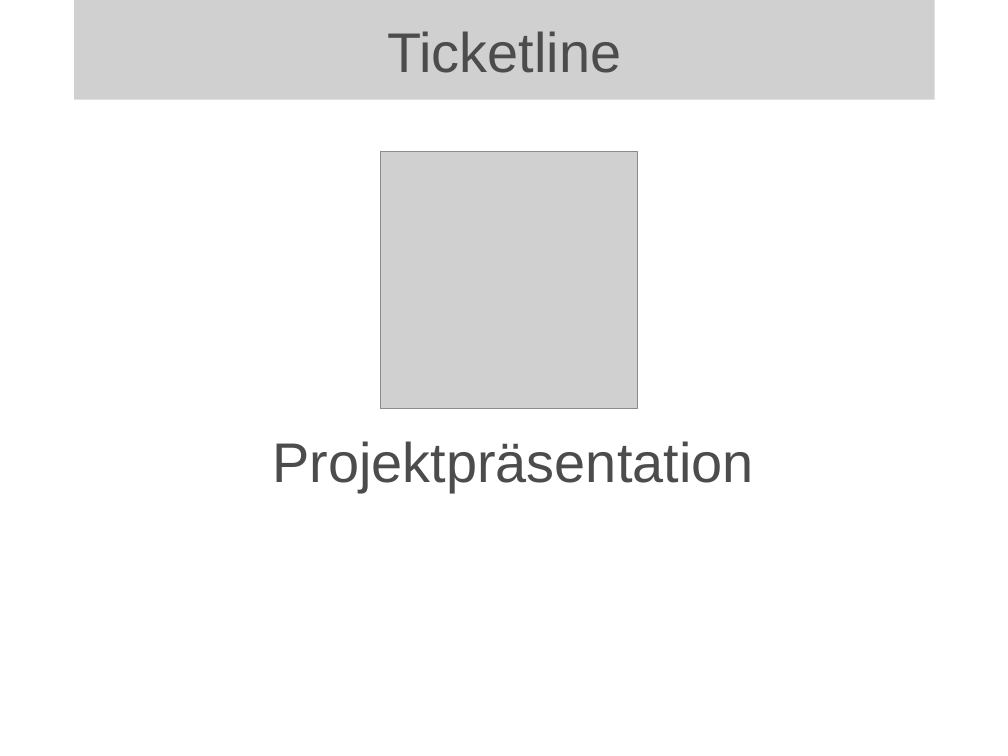
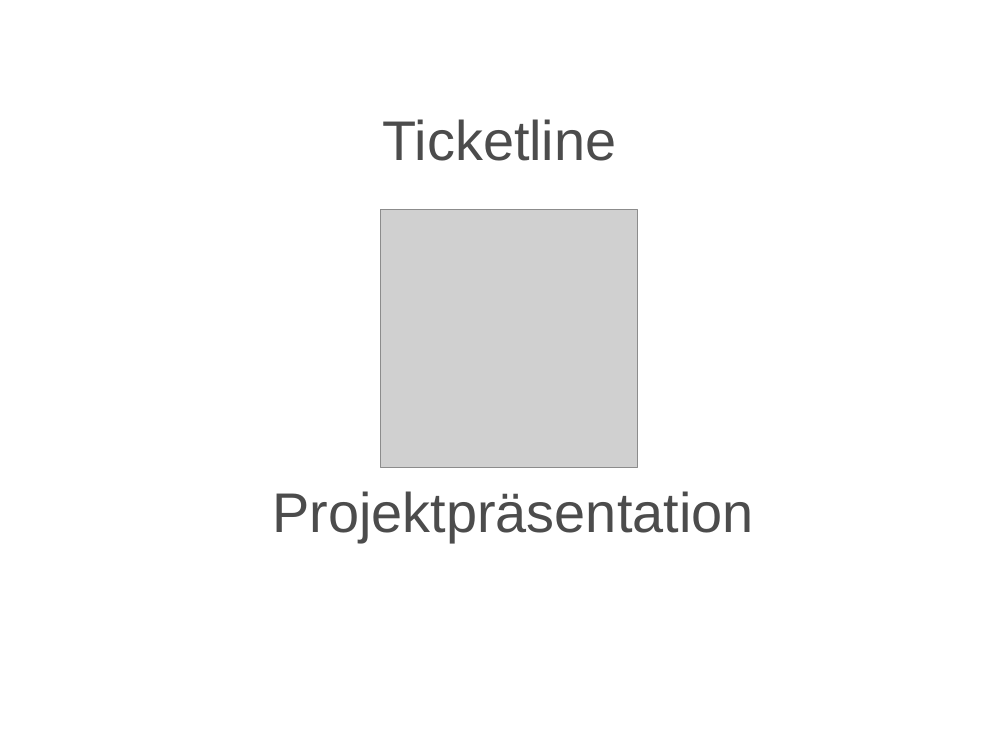
Before and after one commit to BackupTheBerlios/ticketline4032-svn, a slide deck: slide 1 of trunk/Dokumente/Allgemein/Projektmanagement/Statusbericht/mr2_folien.odp. Drawn at 1008x756 pixels with LibreOffice and Linux fonts; fonts in the diff are those of the drawing; grey boxes stand for pictures; background and template pictures are left out. Boxes give left, top, right and bottom in pixels: in the first picture for what was removed or moved away, otherwise in the second. Text is boxed around its words. In the diff, an @@ line names an element or a change of style, - is before the commit and + after.

```diff
--- a/trunk/Dokumente/Allgemein/Projektmanagement/Statusbericht/mr2_folien.odp
+++ b/trunk/Dokumente/Allgemein/Projektmanagement/Statusbericht/mr2_folien.odp
@@ picture removed at <box>74,0,935,100</box> @@
-Ticketline
@@ title added at <box>383,119,617,161</box>, 44 pt, text #4C4C4C @@
+Ticketline
@@ picture: place and size @@
-picture at <box>381,151,638,408</box>
+picture at <box>381,210,638,467</box>
@@ text "Projektpräsentation": place and size @@
-text "Projektpräsentation" at <box>273,441,754,491</box>
+text "Projektpräsentation" at <box>273,491,754,542</box>
```
Also in this commit, not shown: 11 other slides changed, 1 other file.
